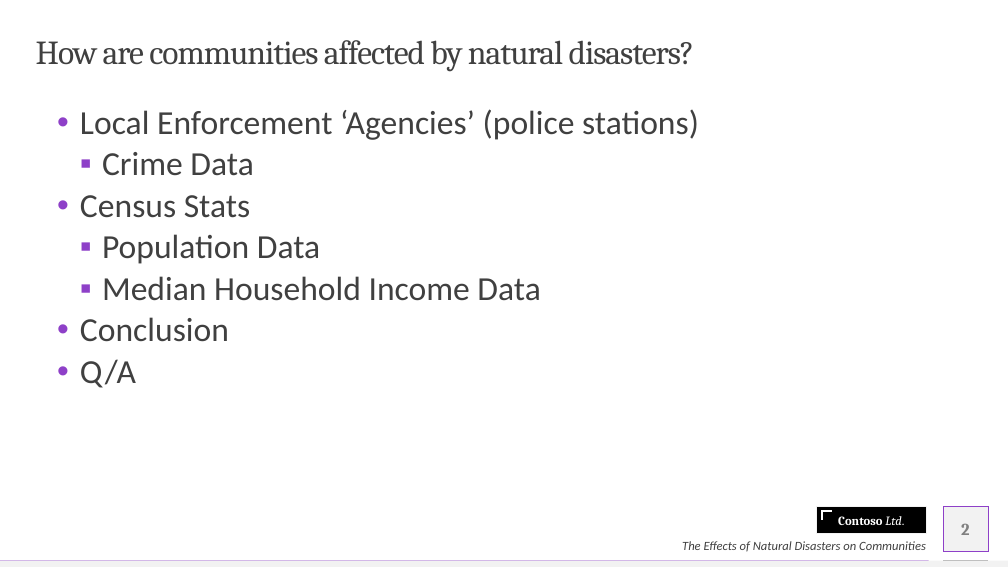
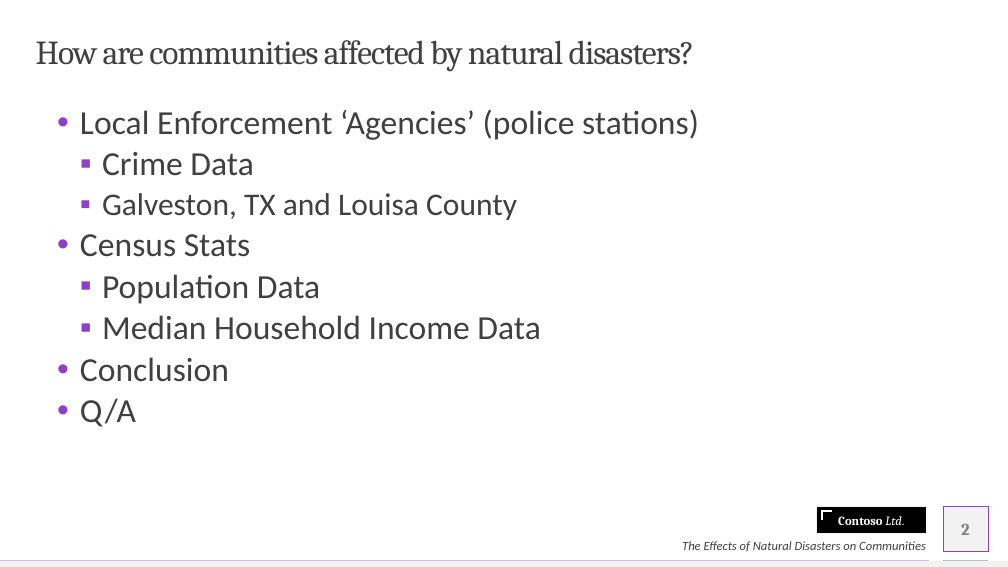
Before and after one commit to olegmrnv/crime_correlations, a slide deck: slide 2 of reports/Natural Disasters.pptx. Drawn at 1008x567 pixels with LibreOffice and Linux fonts; fonts in the diff are those of the drawing. Boxes give left, top, right and bottom in pixels: in the first picture for what was removed or moved away, otherwise in the second. Text is boxed around its words. In the diff, an @@ line names an element or a change of style, - is before the commit and + after.

```diff
--- a/reports/Natural Disasters.pptx
+++ b/reports/Natural Disasters.pptx
@@ text at [102,193,517,220]: paragraph added @@
+    ▪ Galveston, TX and Louisa County
```
Also in this commit, not shown: 2 other slides changed.
